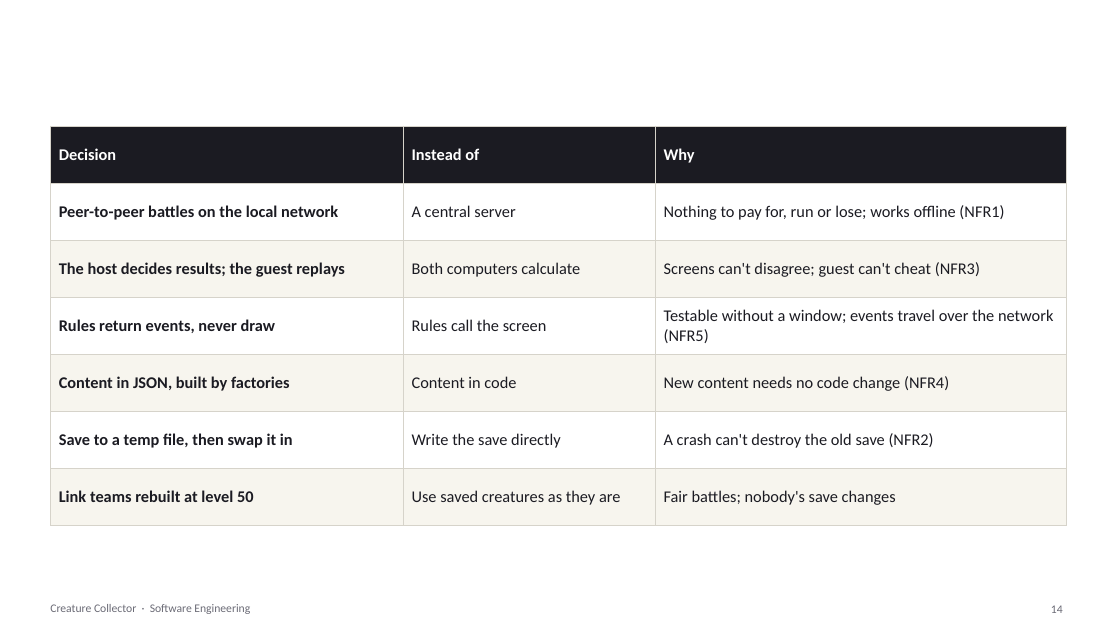
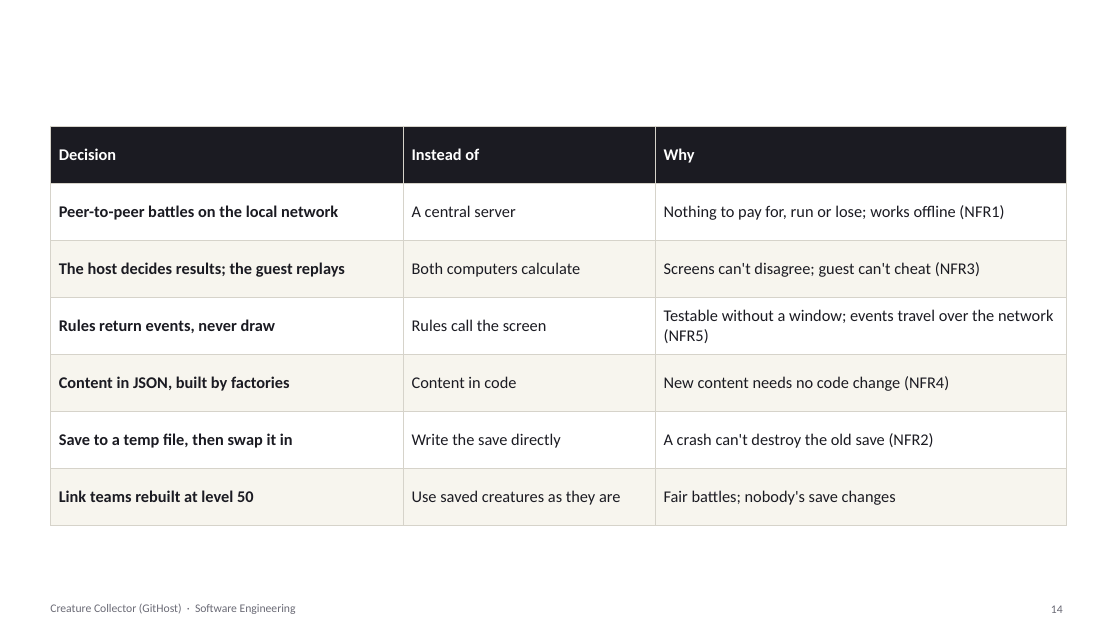
Before and after one commit to psdoom14/creature-collector, a slide deck: slide 14 of docs/se/CreatureCollector-SE.pptx. Drawn at 1120x630 pixels with LibreOffice and Linux fonts; fonts in the diff are those of the drawing; background and template pictures are left out. Boxes give left, top, right and bottom in pixels: in the first picture for what was removed or moved away, otherwise in the second. Text is boxed around its words. In the diff, an @@ line names an element or a change of style, - is before the commit and + after.

```diff
--- a/docs/se/CreatureCollector-SE.pptx
+++ b/docs/se/CreatureCollector-SE.pptx
@@ text at <box>50,604,296,614</box>: text changed @@
-Creature Collector · Software Engineering
+Creature Collector (GitHost) · Software Engineering
```
Also in this commit, not shown: 30 other slides changed, 4 other files.
